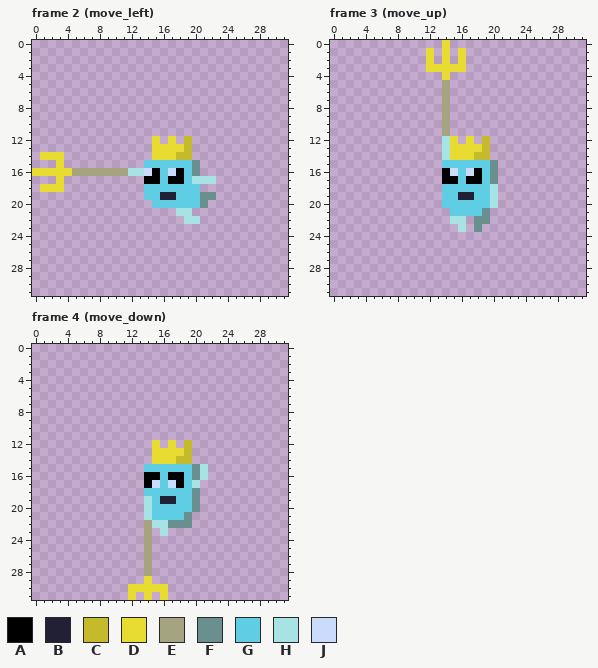
One commit to this pixel-art file: Assets/Player/player.aseprite. Above: the version before the commit.
32x32 pixels, 4 frames. Shown: frame 2 (move_left), frame 3 (move_up), frame 4 (move_down).
Visible layers, top first: "Layer 6", "Layer 5".
Palette (. is transparent): A #000000  B #222034  C #c4ba2b  D #e8dc33  E #a6a381  F #6a8f8f  G #5fcde4  H #a7e3e4  J #cbdbfc
Pixels before, frame 2 (move_left), first column x 0:
12 ...............D.D.C...
13 ...............DDDDC...
14 .DDD...........DDDCC...
15 ...D..........GGGGGGF..
16 DDDDDEEEEEEEHHJAGJAGF..
17 ...D..........AAGAAGHHH
18 .DDD..........GGGGGGG..
19 ..............GGBBGGGFF
20 ...............GGGGGGF.
21 ..................HH...
22 ...................HH..
Pixels before, frame 3 (move_up), first column x 12:
 0 ..D......
 1 D.D.D....
 2 D.D.D....
 3 DDDDD....
 4 ..D......
 5 ..E......
 6 ..E......
 7 ..E......
 8 ..E......
 9 ..E......
10 ..E......
11 ..E......
12 ..HD.D.C.
13 ..HDDDDC.
14 ..HDDDCC.
15 ..GGGGGGF
16 ..AJGJAGF
17 ..AAGAAGF
18 ..GGGGGGH
19 ..GGBBGGH
20 ..GGGGGGH
21 ...GGGGF.
22 ...HH.FF.
23 ....H.F..
Pixels before, frame 4 (move_down), first column x 12:
12 ...D.D.C..
13 ...DDDDC..
14 ...DDDCC..
15 ..GGGGGGFH
16 ..AAGAAGFH
17 ..AJGJAGH.
18 ..GGGGGGF.
19 ..HGBBGGF.
20 ..HGGGGGF.
21 ..HGGGGF..
22 ..EHHFFF..
23 ..E.H.....
24 ..E.......
25 ..E.......
26 ..E.......
27 ..E.......
28 ..E.......
29 ..D.......
30 DDDDD.....
31 D.D.D.....
After the commit:
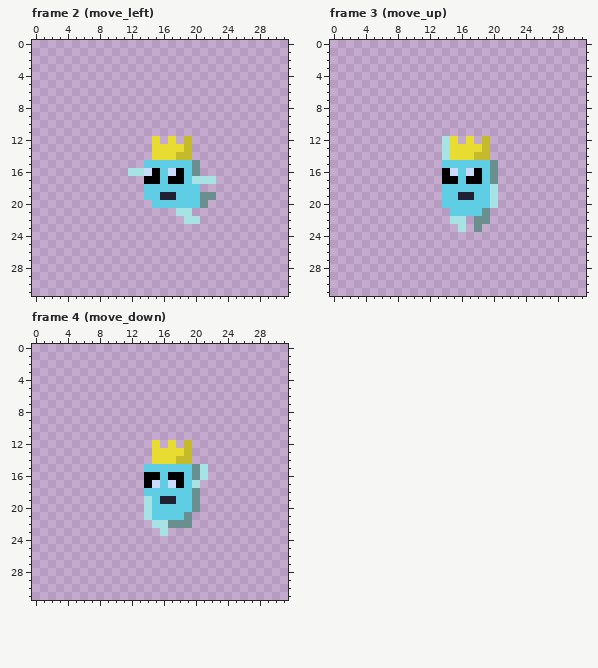
The edit:
layer "Layer 6" now hidden
Frame 2 (move_left):
The edit erases colour D in row 14 at x 1 to 3; in row 15 at x 3; in row 16 at x 0 to 4; in row 17 at x 3; in row 18 at x 1 to 3.
The edit erases colour E in row 16 at x 5 to 11.
Frame 3 (move_up):
The edit erases colour D in row 0 at x 14; in rows 1 to 2 at x 12, 14 and 16; in row 3 at x 12 to 16; in row 4 at x 14.
The edit erases colour E in rows 5 to 11 at x 14.
Frame 4 (move_down):
The edit erases colour D in row 29 at x 14; in row 30 at x 12 to 16; in row 31 at x 12, 14 and 16.
The edit erases colour E in rows 22 to 28 at x 14.
Changed places in both pictures, as pixel boxes (x1, y1, x2, y2):
erased: (32, 152, 128, 192)
erased: (426, 40, 466, 136)
erased: (128, 520, 168, 600)
